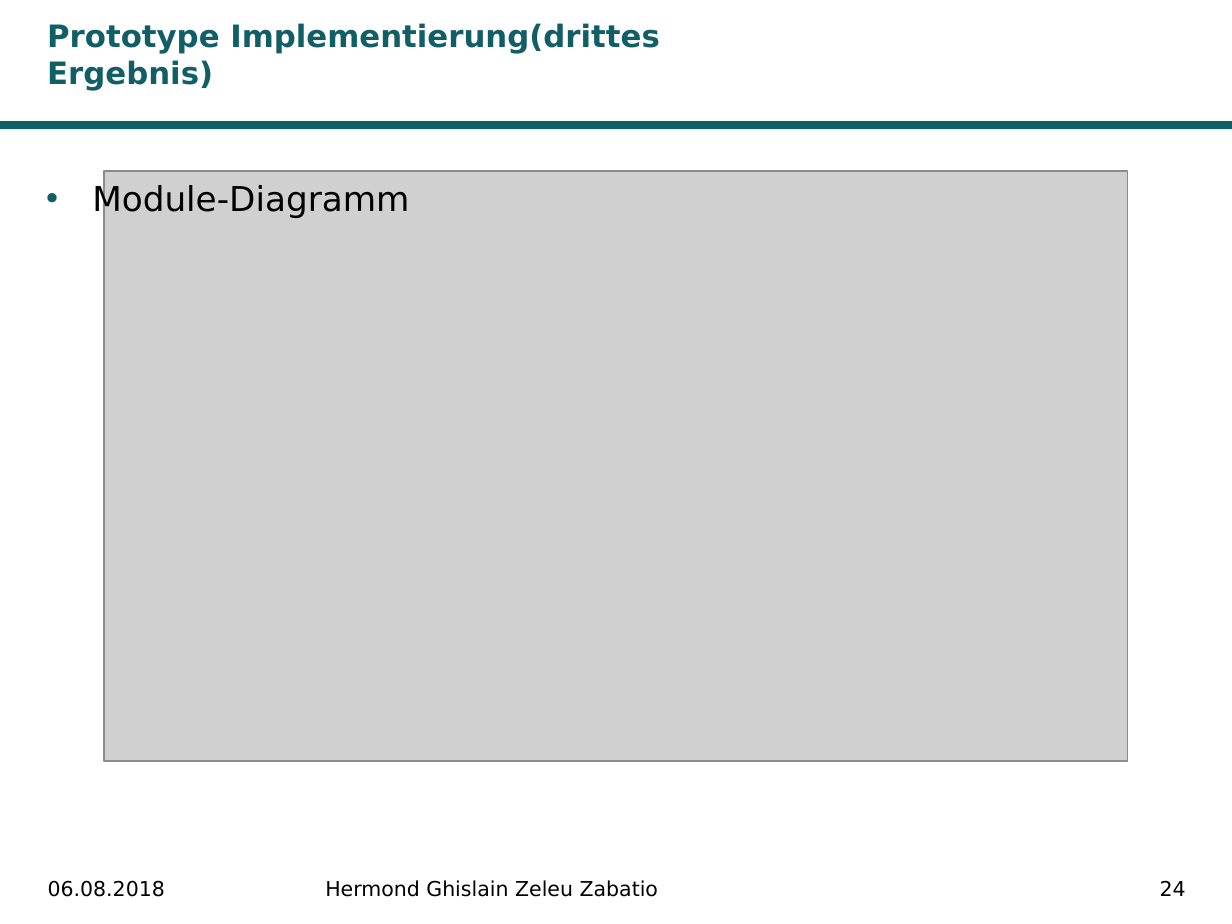
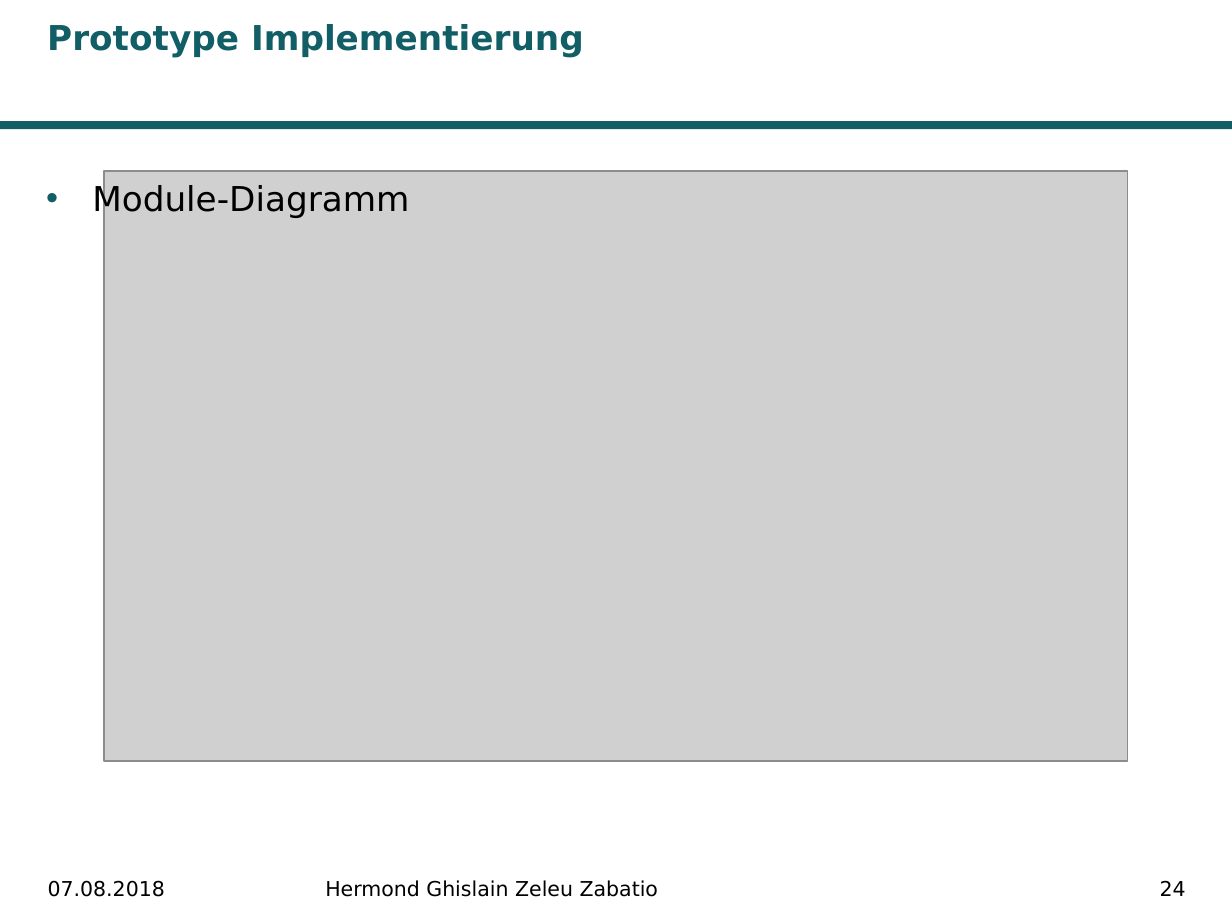
Before and after one commit to Ghislain1/zoe-fb-app, a slide deck: slide 24 of Master-Abschluss.pptx. Drawn at 1232x924 pixels with LibreOffice and Linux fonts; fonts in the diff are those of the drawing; grey boxes stand for pictures; background and template pictures are left out. Boxes give left, top, right and bottom in pixels: in the first picture for what was removed or moved away, otherwise in the second. Text is boxed around its words. In the diff, an @@ line names an element or a change of style, - is before the commit and + after.

```diff
--- a/Master-Abschluss.pptx
+++ b/Master-Abschluss.pptx
@@ title at <box>47,24,584,58</box>: text changed; size 18 to 20 pt @@
-Prototype Implementierung(drittes Ergebnis)
+Prototype Implementierung
@@ text at <box>48,880,165,897</box>: text changed @@
-06.08.2018
+07.08.2018
```
Also in this commit, not shown: 28 other slides changed, 2 other files.
